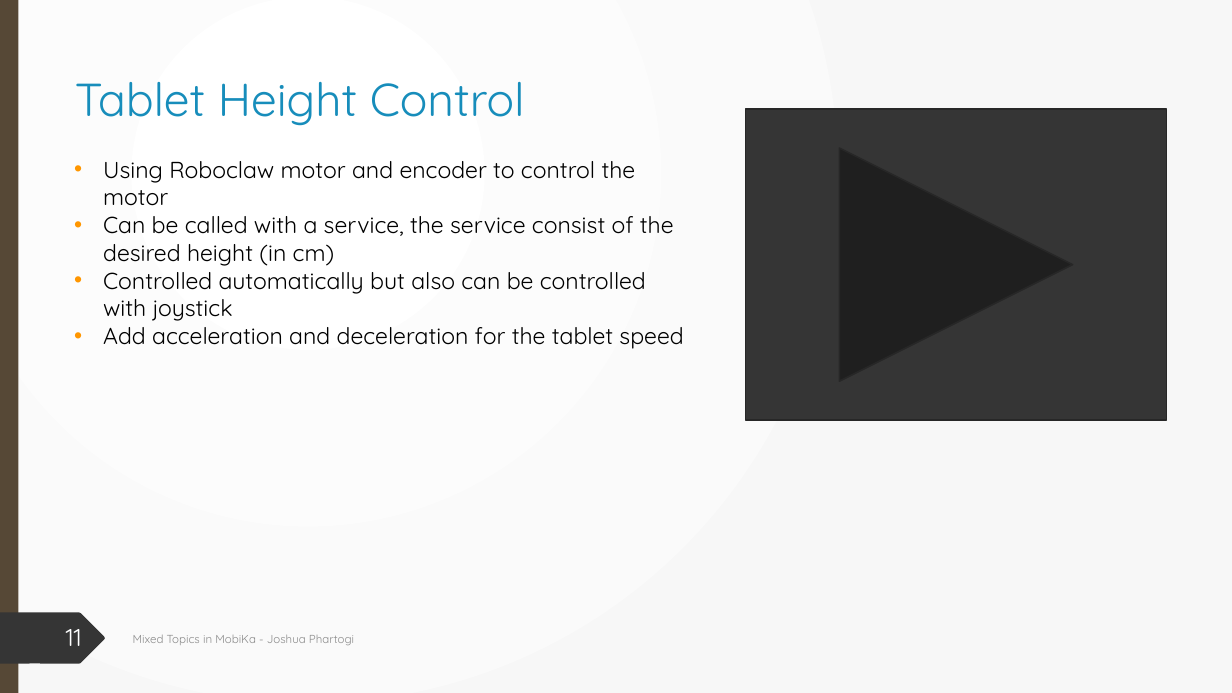
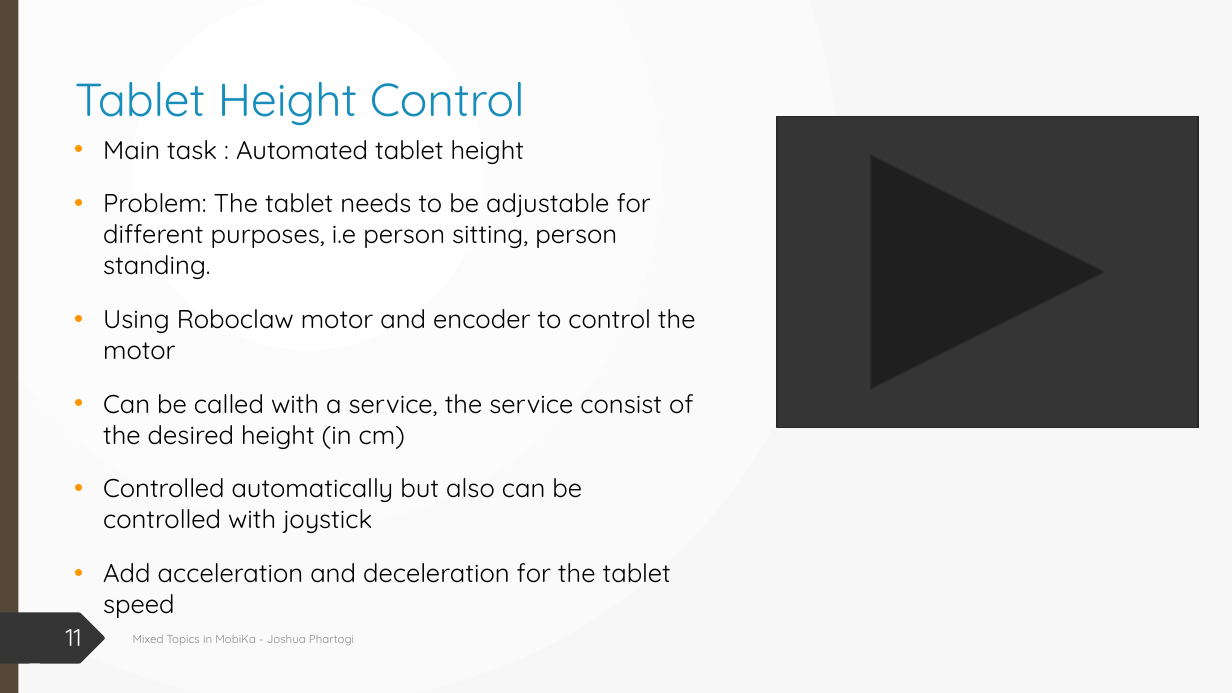
Before and after one commit to Jphartogi/Ipa_final_presentation, a slide deck: slide 11 of Internship Presentation.pptx. Drawn at 1232x693 pixels with LibreOffice and Linux fonts; fonts in the diff are those of the drawing. Boxes give left, top, right and bottom in pixels: in the first picture for what was removed or moved away, otherwise in the second. Text is boxed around its words. In the diff, an @@ line names an element or a change of style, - is before the commit and + after.

```diff
--- a/Internship Presentation.pptx
+++ b/Internship Presentation.pptx
@@ action button forward next: place and size @@
-action button forward next at box(746, 109, 1166, 420)
+action button forward next at box(777, 116, 1198, 427)
@@ text "Main task : Automated tablet ...": place and size @@
-text "Main task : Automated tablet ..." at box(103, 161, 683, 349)
+text "Main task : Automated tablet ..." at box(103, 140, 696, 618)
@@ text at box(103, 140, 651, 279): paragraphs added @@
+• Main task : Automated tablet height
+• Problem: The tablet needs to be adjustable for different purposes, i.e person sitting, person standing.
@@ text at box(103, 309, 696, 618): size 18 to 20 pt in "Using Roboclaw motor and encoder to control ...", "Can be called with a service, the ...", "Controlled automatically but also can be controlled ...", "Add acceleration and deceleration for the tablet ..."; more space between paragraphs @@
```
Also in this commit, not shown: 7 other slides changed, 1 slide added, 1 slide removed.
